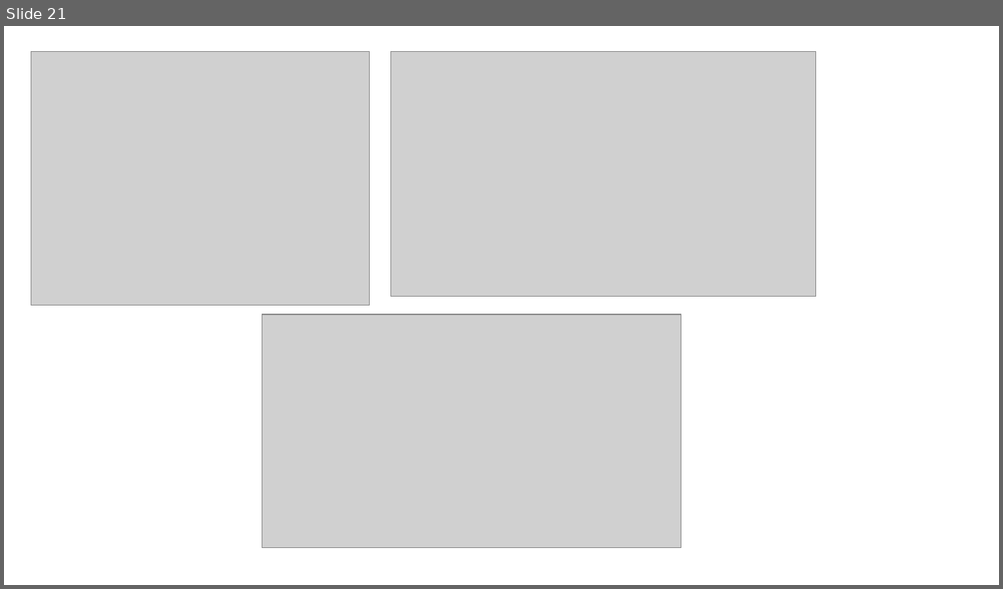
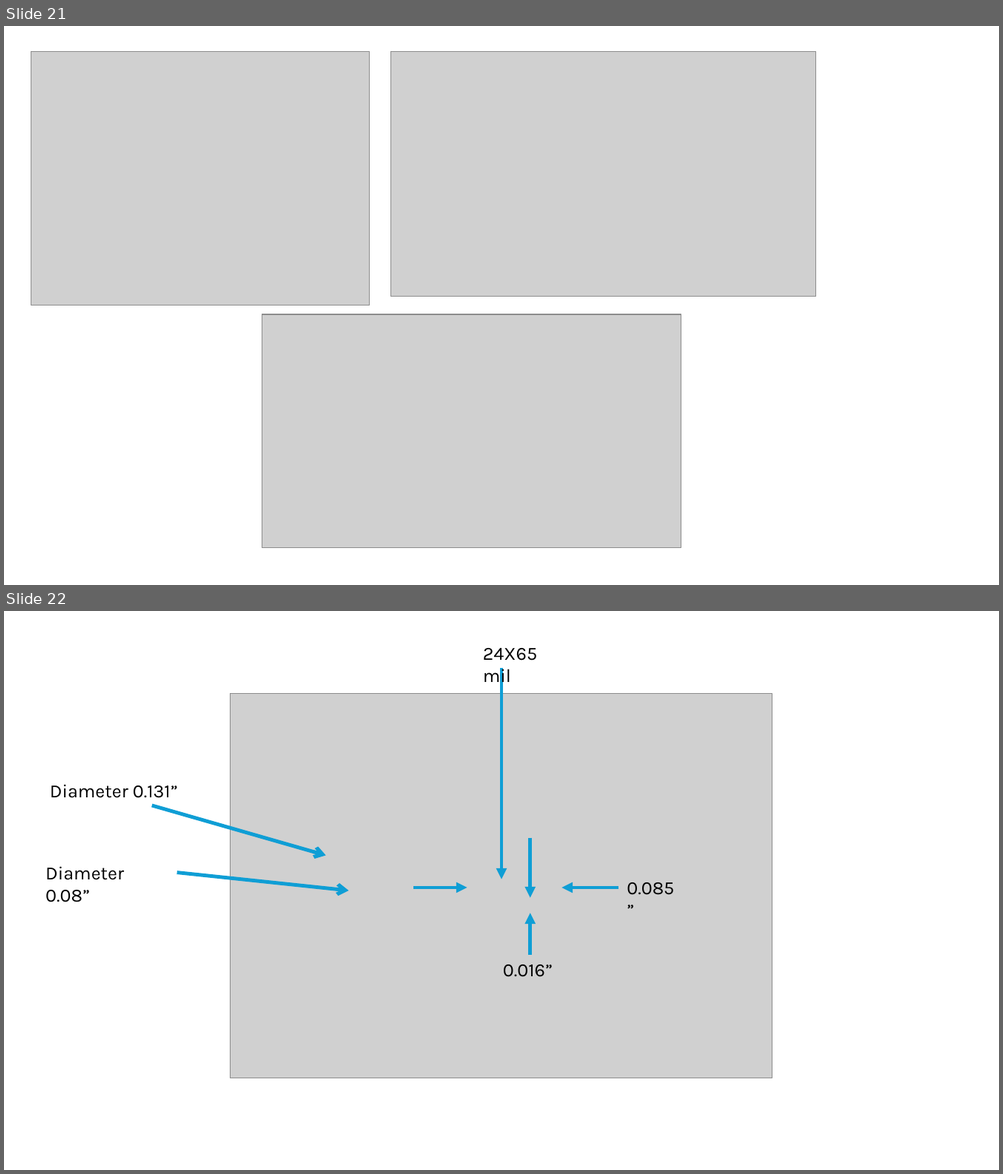
Before and after one commit to lafefspietz/sp3t-ecal, a slide deck: SP3T-ECAL.pptx. Shown one above the other, each under a label of ours: slide 21 before the commit, slides 21 and 22 after it. The pictures are 1003x589 and 1003x1174 pixels, drawn with LibreOffice and Linux fonts; fonts in the diff are those of the drawing; grey boxes stand for pictures. Boxes give left, top, right and bottom in pixels: in the first picture for what was removed or moved away, otherwise in the second. Text is boxed around its words. In the diff, an @@ line names an element or a change of style, - is before the commit and + after.

```diff
--- a/SP3T-ECAL.pptx
+++ b/SP3T-ECAL.pptx
@@ slide 22 added at bbox=[4, 611, 999, 1170], background #FFFFFF @@
@@ text added at bbox=[483, 648, 537, 687], 18 pt, text #000000 @@
+24X65 mil
@@ arrow added from (502, 668) to (502, 880), #0F9ED5 3.5 pt @@
@@ picture added at bbox=[231, 694, 772, 1079] @@
@@ text added at bbox=[50, 784, 178, 798], 18 pt, text #000000 @@
+Diameter 0.131”
@@ arrow added from (152, 806) to (326, 856), #0F9ED5 3.5 pt @@
@@ arrow added from (530, 838) to (530, 898), #0F9ED5 3.5 pt @@
@@ text added at bbox=[45, 866, 124, 903], 18 pt, text #000000 @@
+Diameter 0.08”
@@ arrow added from (177, 873) to (349, 891), #0F9ED5 3.5 pt @@
@@ arrow added from (413, 888) to (467, 888), #0F9ED5 3.5 pt @@
@@ arrow added from (619, 888) to (561, 888), #0F9ED5 3.5 pt @@
@@ text added at bbox=[626, 883, 674, 895], 18 pt, text #000000 @@
+0.085”
@@ arrow added from (530, 956) to (530, 913), #0F9ED5 3.5 pt @@
@@ text added at bbox=[503, 965, 552, 977], 18 pt, text #000000 @@
+0.016”
```
Also in this commit, not shown: 1 other slide added, 26 other files.
